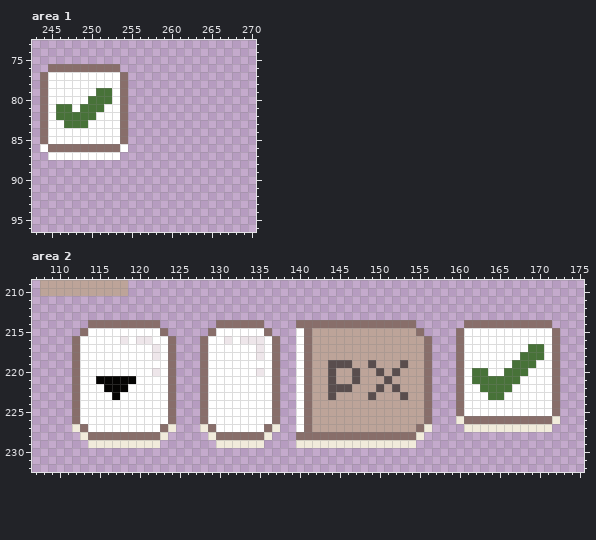
Two states of a pixel-art file, assets/ui/skin.aseprite. The first picture shows the starting point.
320x400 pixels, 1 frame. Colours within 5 levels of each other are drawn and written as one. Shown: area 1: x 243..270, y 73..96; area 2: x 107..175, y 209..232.
New version:
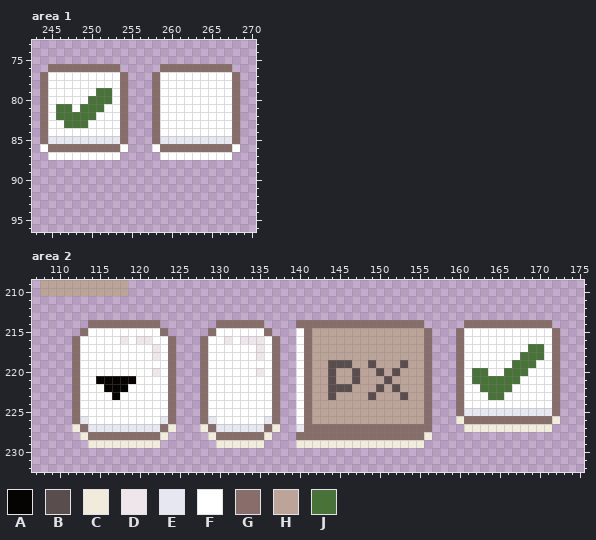
Palette (. is transparent): A #050403  B #594d4d  C #f1ebdb  D #eee6ea  E #e6e7f0  F #ffffff  G #886e6a  H #bda499  J #477238
The edit:
Area 1, layer "Skin (dibuja aquí)":
y 76: x 259..267 ......... -> GGGGGGGGG
y 77..84: x 258..268 ........... -> GFFFFFFFFFG
y 85: x 245..253 FFFFFFFFF -> EEEEEEEEE; x 258..268 ........... -> GEEEEEEEEEG
y 86: x 258..268 ........... -> FGGGGGGGGGF
y 87: x 259..267 ......... -> FFFFFFFFF
Area 2, layer "Skin (dibuja aquí)":
y 214: x 155 . -> G
y 215: x 155..156 G. -> HG
y 225: x 161..171 FFFFFFFFFFF -> EEEEEEEEEEE
y 226: x 113 F -> E; x 123 F -> E; x 129 F -> E; x 136 F -> E
y 227: x 114..122 FFFFFFFFF -> EEEEEEEEE; x 130..135 FFFFFF -> EEEEEE; x 140 F -> E; x 142..154 HHHHHHHHHHHHH -> GGGGGGGGGGGGG; x 156 C -> G
y 228: x 155..156 C. -> GC
y 229: x 155 . -> C
Where, in picture pixels (left, top, right, bottom), the same in both pictures:
added: (152, 64, 240, 160)
changed: (48, 136, 120, 144)
changed: (416, 320, 432, 336)
changed: (464, 408, 552, 416)
changed: (80, 416, 168, 432)
changed: (208, 416, 272, 432)
changed: (296, 424, 432, 448)
